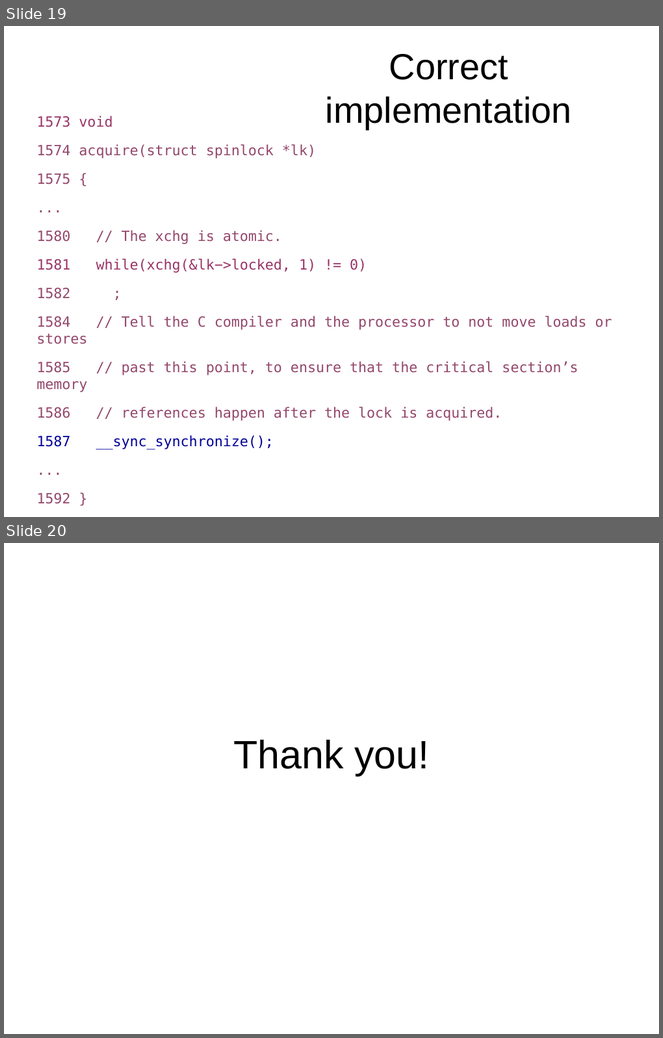
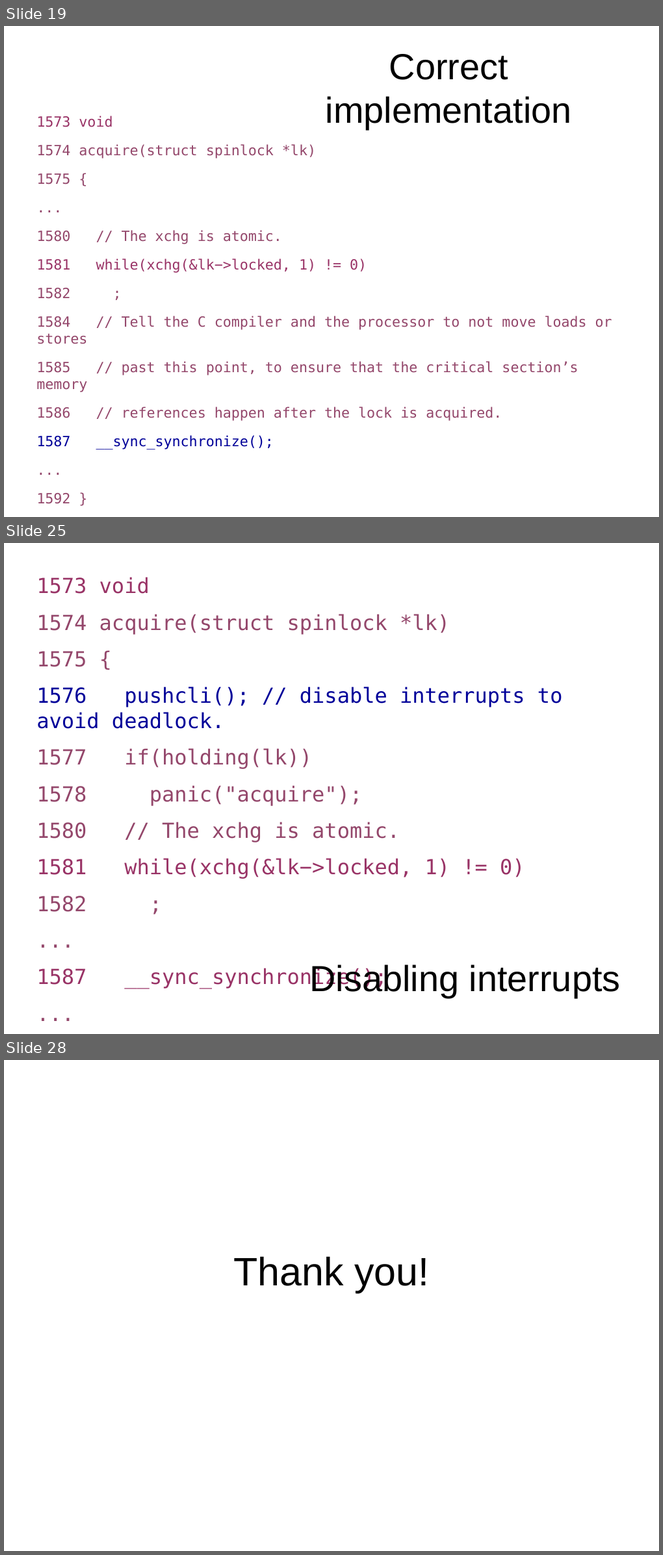
Before and after one commit to antonburtsev/cs5460, a slide deck: lectures/lecture15-locking/lecture15-locking.odp. Shown one above the other, each under a label of ours: slides 19 and 20 before the commit, slides 19, 25 and 28 after it; the slides between them are not shown. The pictures are 663x1038 and 663x1555 pixels, drawn with LibreOffice and Linux fonts; fonts in the diff are those of the drawing. Boxes give left, top, right and bottom in pixels: in the first picture for what was removed or moved away, otherwise in the second. Text is boxed around its words. In the diff, an @@ line names an element or a change of style, - is before the commit and + after.

```diff
--- a/lectures/lecture15-locking/lecture15-locking.odp
+++ b/lectures/lecture15-locking/lecture15-locking.odp
@@ slide 25 added at bbox=[4, 543, 659, 1034], background #FFFFFF @@
@@ text added at bbox=[36, 577, 563, 989], 25.2 pt, text #94476B @@
+1573 void
+1574 acquire(struct spinlock *lk)
+1575 {
+1576 pushcli(); // disable interrupts to avoid deadlock.
+1577 if(holding(lk))
+1578 panic("acquire");
+1580 // The xchg is atomic.
+1581 while(xchg(&lk−>locked, 1) != 0)
+1582 ;
+...
+1587 __sync_synchronize();
+...
+1592 }
@@ title added at bbox=[310, 965, 621, 998], 44 pt, text #000000 @@
+Disabling interrupts
@@ what was slide 20 is now slide 28 @@
```
Also in this commit, not shown: 2 slides changed, 7 other slides added, 3 other files.
